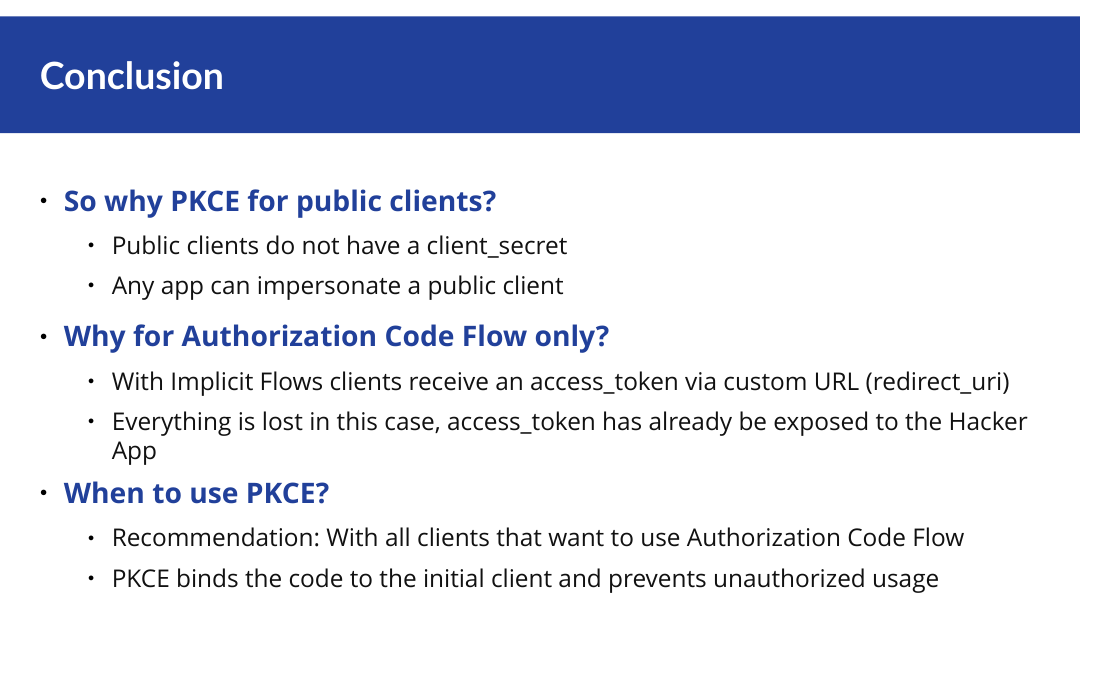
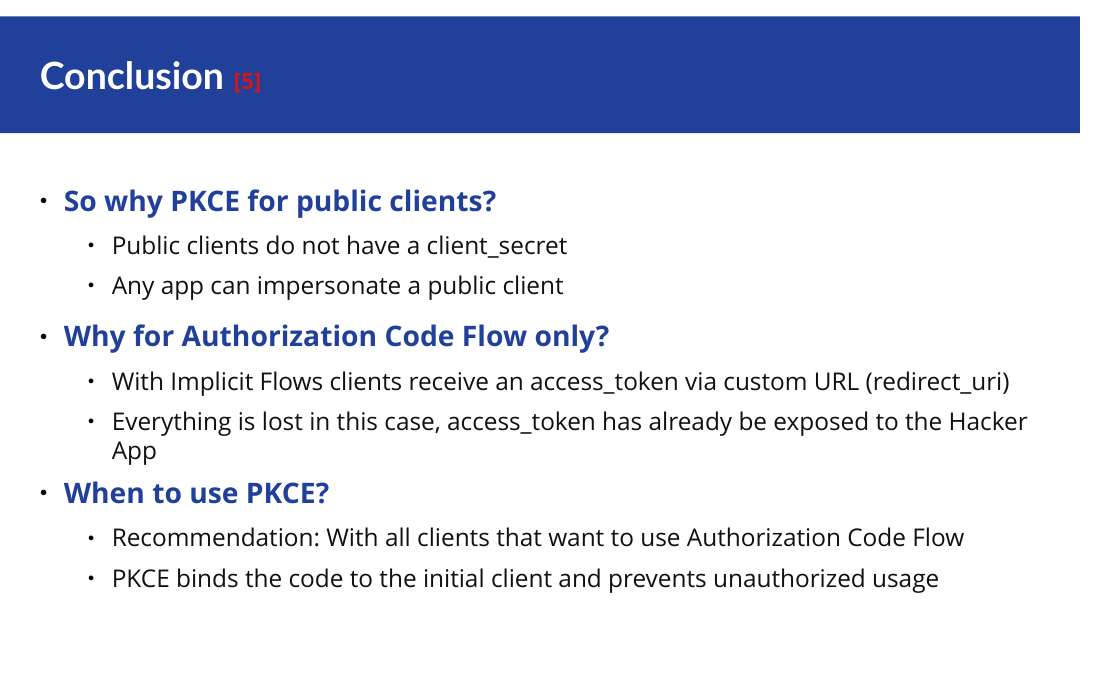
Before and after one commit to cafab/ch.bfh.project2, a slide deck: slide 16 of docs/Auth_Code_Flow_with_PKCE.odp. Drawn at 1120x700 pixels with LibreOffice and Linux fonts; fonts in the diff are those of the drawing. Boxes give left, top, right and bottom in pixels: in the first picture for what was removed or moved away, otherwise in the second. Text is boxed around its words. In the diff, an @@ line names an element or a change of style, - is before the commit and + after.

```diff
--- a/docs/Auth_Code_Flow_with_PKCE.odp
+++ b/docs/Auth_Code_Flow_with_PKCE.odp
@@ title at (40, 61, 262, 93): text changed @@
-Conclusion
+Conclusion [5]
```
Also in this commit, not shown: 10 other slides changed, 1 slide added.
